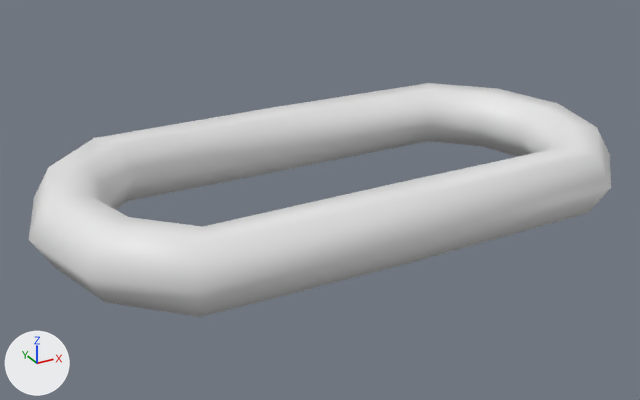
Renders of the Blender file MirrorGame/Assets/Blender/Tori_Assets/chain_link.blend from each side of a commit.
Rendered twice from a 50 mm lens placed at (-2.88, -4.99, 2.34), pointed at (-0.14, 0.0, -0.16). Arrows for +X, +Y and +Z are at lower left; the lights stay in place.
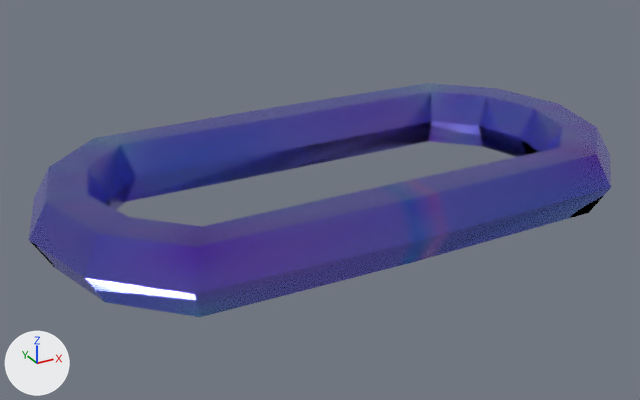
What differs and where, as boxes [x1, y1, x2, y2] in the pictures (640 x 400 px):
'Torus', recoloured (white to blue): [29, 83, 611, 317] in both

Patch to the scene script:
```diff
--- a/MirrorGame/Assets/Blender/Tori_Assets/chain_link.blend.py
+++ b/MirrorGame/Assets/Blender/Tori_Assets/chain_link.blend.py
@@ img_normal @@
+img_normal = load_image('Normal', '../../Textures/Chain/ChainNormal.png', 1024, 1024, 'sRGB')
@@ img_normal2 @@
+img_normal2 = load_image('Normal2', '../../Textures/Chain/ChainNormal.png', 1024, 1024, 'Non-Color')
@@ mat_material_001 @@
+mat_material_001 = bpy.data.materials.new('Material.001')
+# uses the picture img_normal
+# uses the picture img_normal2
@@ me_torus @@
 me_torus.from_pydata(...)  # 72 vertices, 72 faces; spans x -2.11..2.13, y -1.12..1.13, z -0.22..0.22
+me_torus.materials.append(mat_material_001)
```
